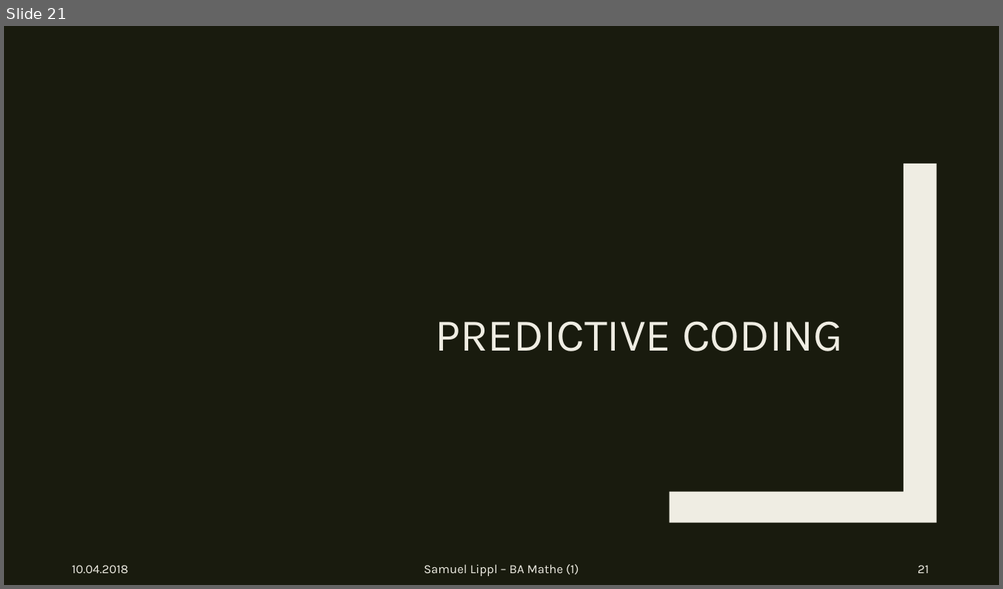
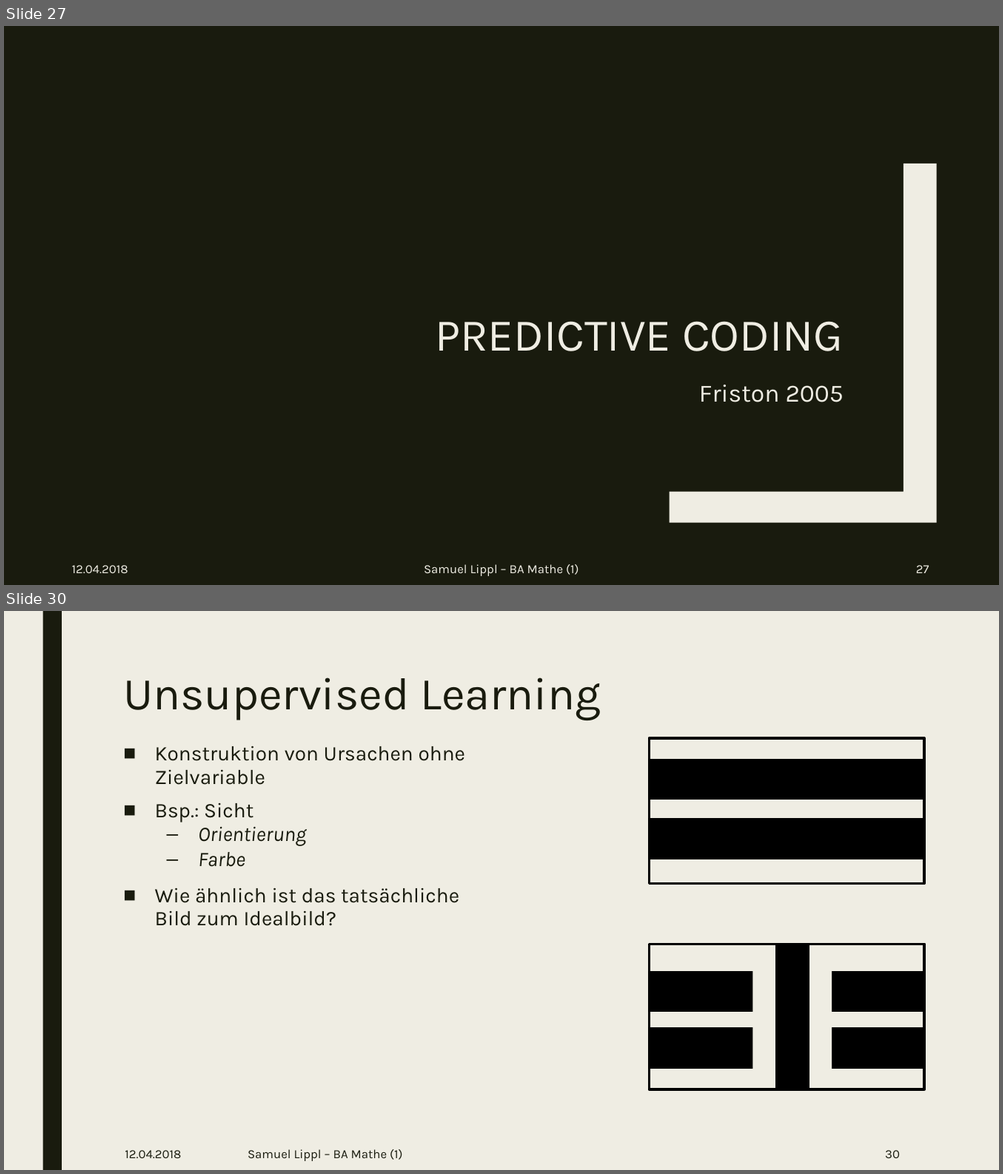
Before and after one commit to sflippl/ba-math, a slide deck: Neurale Netzwerke in silica und in vivo.pptx. Shown one above the other, each under a label of ours: slide 21 before the commit, slides 27 and 30 after it; the slides between them are not shown. The pictures are 1003x589 and 1003x1174 pixels, drawn with LibreOffice and Linux fonts; fonts in the diff are those of the drawing. Boxes give left, top, right and bottom in pixels: in the first picture for what was removed or moved away, otherwise in the second. Text is boxed around its words. In the diff, an @@ line names an element or a change of style, - is before the commit and + after.

```diff
--- a/Neurale Netzwerke in silica und in vivo.pptx
+++ b/Neurale Netzwerke in silica und in vivo.pptx
@@ slide 30 added at [4,611,999,1170], background #EFEDE3 @@
@@ rectangle added at [42,611,62,1170], fill #191B0E @@
@@ title added at [123,678,600,721], 44 pt, text #191B0E @@
+Unsupervised Learning
@@ rectangle added at [649,738,925,884], outline #000000 2.75 pt @@
@@ text added at [155,746,466,926], 20 pt, text #191B0E @@
+■ Konstruktion von Ursachen ohne Zielvariable
+■ Bsp.: Sicht
+  – Orientierung
+  – Farbe
+■ Wie ähnlich ist das tatsächliche Bild zum Idealbild?
@@ rectangle added at [649,760,925,798], fill #000000, outline #000000 2.75 pt @@
@@ rectangle added at [649,820,925,858], fill #000000, outline #000000 2.75 pt @@
@@ rectangle added at [649,945,925,1090], outline #000000 2.75 pt @@
@@ rectangle added at [752,955,831,1077], fill #EFEDE3 @@
@@ rectangle added at [777,945,808,1090], fill #000000, outline #000000 2.75 pt @@
@@ rectangle added at [649,973,925,1011], fill #000000, outline #000000 2.75 pt @@
@@ rectangle added at [649,1030,925,1068], fill #000000, outline #000000 2.75 pt @@
@@ text added at [125,1150,181,1159], 12 pt, text #191B0E @@
+12.04.2018
@@ text added at [247,1150,402,1162], 12 pt, text #191B0E @@
+Samuel Lippl – BA Mathe (1)
@@ page number added at [885,1150,899,1159], 12 pt, text #191B0E @@
+30
@@ what was slide 21 is now slide 27 @@
@@ slide 27 changed as well @@
@@ text added at [699,385,843,403], 24 pt, text #EFEDE3 @@
+Friston 2005
@@ text at [72,565,128,574]: text changed @@
-10.04.2018
+12.04.2018
@@ page number at [916,565,929,574]: text changed @@
-21
+27
```
Also in this commit, not shown: 21 other slides changed, 10 other slides added, 10 other files.
